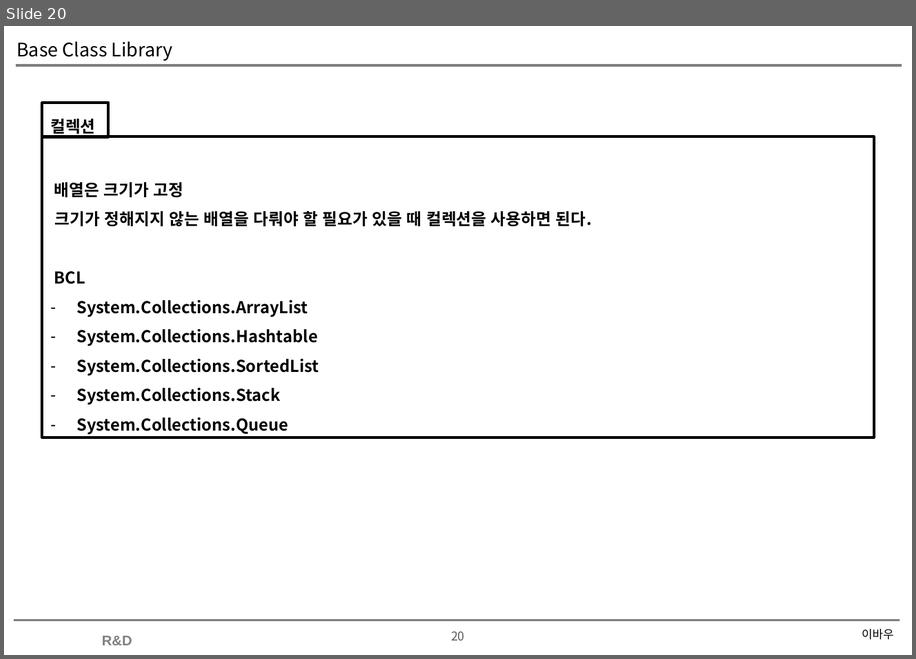
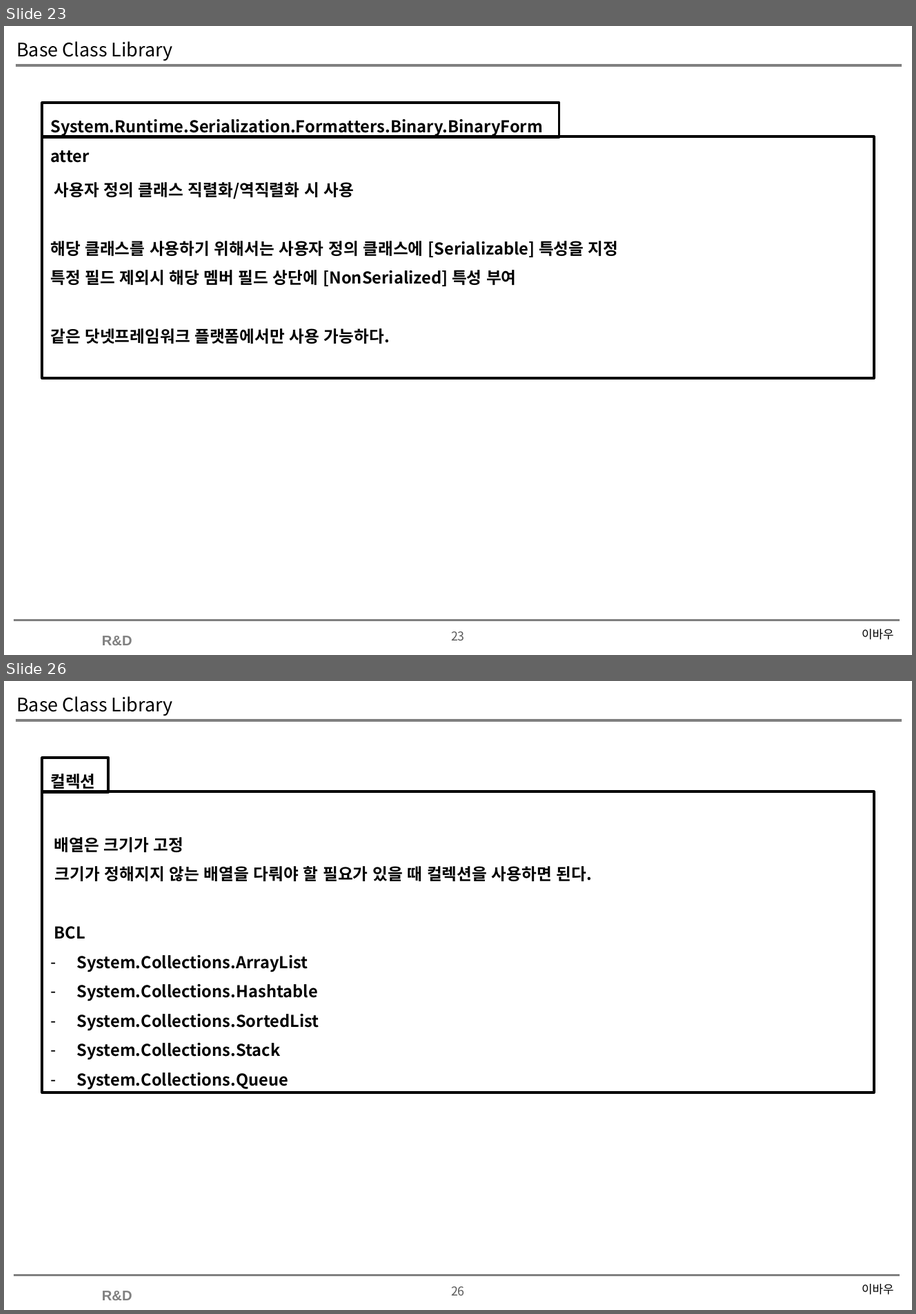
Before and after one commit to soultomind/CSharpStudy, a slide deck: CSharpStudy.Day20200627/Base Class Library.pptx. Shown one above the other, each under a label of ours: slide 20 before the commit, slides 23 and 26 after it; the slides between them are not shown. The pictures are 916x659 and 916x1314 pixels, drawn with LibreOffice and Linux fonts; fonts in the diff are those of the drawing; background and template pictures are left out. Boxes give left, top, right and bottom in pixels: in the first picture for what was removed or moved away, otherwise in the second. Text is boxed around its words. In the diff, an @@ line names an element or a change of style, - is before the commit and + after.

```diff
--- a/CSharpStudy.Day20200627/Base Class Library.pptx
+++ b/CSharpStudy.Day20200627/Base Class Library.pptx
@@ slide 23 added at [4, 26, 912, 655], background #FFFFFF; not listed: 4 template elements that a slide beside it also shows @@
@@ title added at [16, 41, 173, 61], 16 pt, text #000000 @@
+Base Class Library
@@ rectangle added at [43, 103, 560, 138], outline #000000 2.25 pt, 14 pt, text #000000, bold @@
+System.Runtime.Serialization.Formatters.Binary.BinaryFormatter
@@ rectangle added at [43, 136, 874, 378], outline #000000 2.25 pt, 14 pt, text #000000, bold @@
+사용자 정의 클래스 직렬화/역직렬화 시 사용
+해당 클래스를 사용하기 위해서는 사용자 정의 클래스에 [Serializable] 특성을 지정
+특정 필드 제외시 해당 멤버 필드 상단에 [NonSerialized] 특성 부여
+같은 닷넷프레임워크 플랫폼에서만 사용 가능하다.
@@ text added at [862, 628, 893, 639], 10 pt, text #000000 @@
+이바우
@@ what was slide 20 is now slide 26 @@
@@ page number at [451, 1286, 465, 1295]: text changed @@
-20
+26
```
Also in this commit, not shown: 2 slides changed, 5 other slides added, 5 other files.
